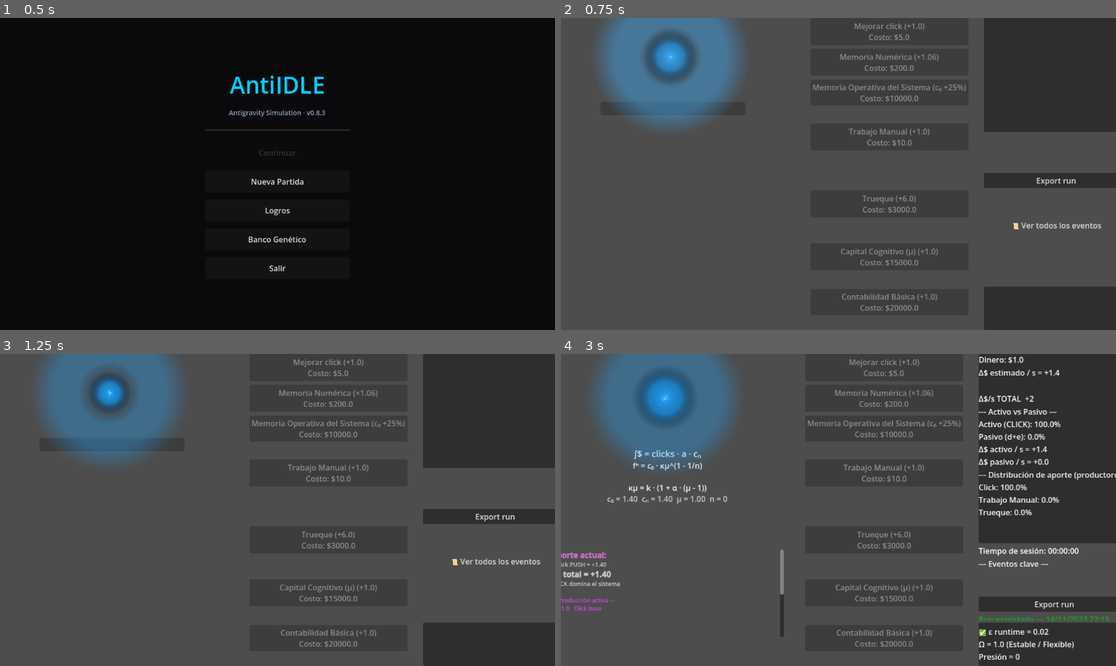
Above: before the commit, frames 1-4 (two rows, left to right).
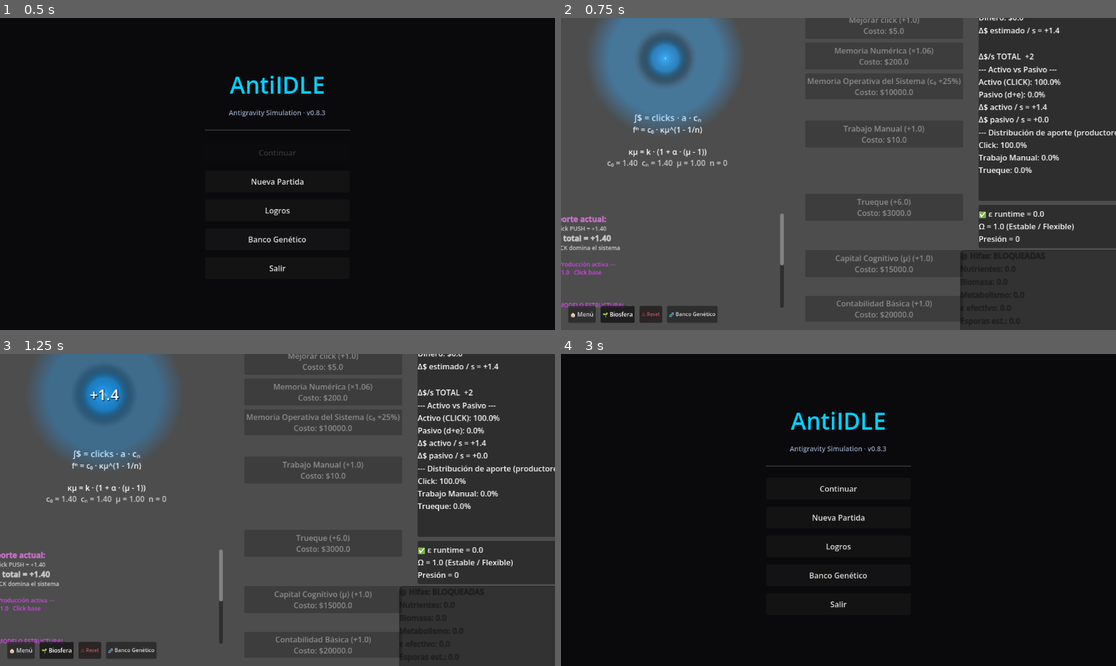
Above: after the commit, the same moments.

Repository: amurito/godot-idle-game
Game: Godot game, scene res://MainMenu.tscn
Two runs of this game, one before a commit and one after it. Both use one fixed random seed, a clock stepped at 60 frames per second and the inputs below.
Inputs (mouse positions are in pixels of both pictures, inside the frame that each line leads up to; where the layout moved, square brackets give the same spot in the first picture):
- Up to frame 1 (0.5 s): no input
- Up to frame 2 (0.75 s): click "Nueva Partida" at 0.5 s
- Up to frame 3 (1.25 s): no input
- Up to frame 4 (3 s): click (666, 394) [672, 391] at 1.25 s; click (1054, 603) at 2 s, where only the run before the commit has a clickable "Export run"; click (583, 650) at 2.75 s, where only the run after the commit has a clickable "🏠 Menú"

Frame 1 is identical in both runs. In frame 2, 18% of the frame differs, in the area x 0-100%, y 0-100%; in frame 3, 19%; in frame 4, 100%.
Error before the commit: Parse Error: Cannot infer the type of "stable_band" variable because the value doesn't have a set type. (res://RunManager.gd:134)
Error after the commit: Invalid access to property or key 'post_homeostasis' on a base object of type 'Control (main.gd)'. (res://AchievementManager.gd:57)

Commit message:
fix: Especificar tipos explícitos en RunManager.gd (stable_band, n_struct, _structural_pressure)

Diff:
--- a/RunManager.gd
+++ b/RunManager.gd
@@ -130,7 +130,7 @@
 	if run_closed or not EvoManager.mutation_symbiosis:
 		return
 
-	var stable_band := (
+	var stable_band: bool = (
 		main.epsilon_effective >= 0.12
 		and main.epsilon_effective <= 0.45
 		and main.omega > 0.35
@@ -156,7 +156,7 @@
 	if EvoManager.mutation_homeostasis or EvoManager.mutation_hyperassimilation:
 		return
 
-	var _structural_pressure := main.get_structural_pressure()
+	var _structural_pressure: float = main.get_structural_pressure()
 
 	if (
 		main.epsilon_peak >= 0.75
@@ -170,7 +170,7 @@
 
 # ==================== HOMEOSTASIS DINÁMICA ====================
 func update_homeostasis_mode(delta: float):
-	var n_struct := main.get_effective_structural_n()
+	var n_struct: float = main.get_effective_structural_n()
 	var complexity_impact: float = n_struct / max(main.cached_mu, 1.0)
 	main.omega = 1.0 / max(1.0 + main.epsilon_effective * complexity_impact, 0.0001)
 	var stability: float = clamp(1.0 - main.epsilon_effective, 0.0, 1.0)
